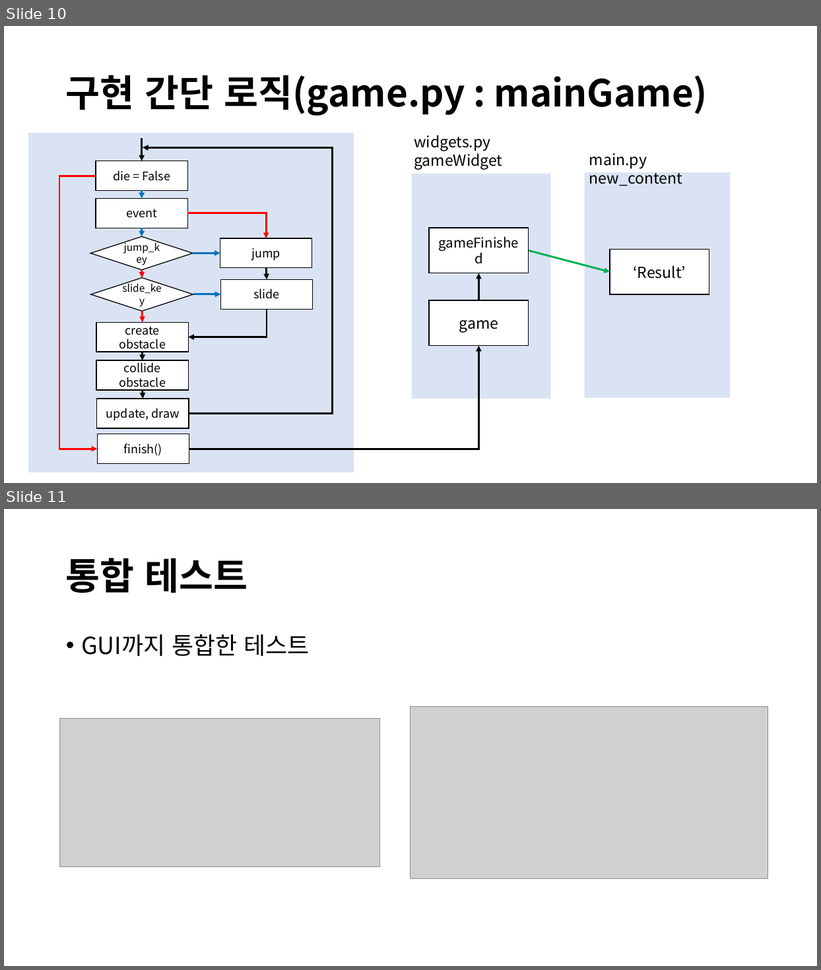
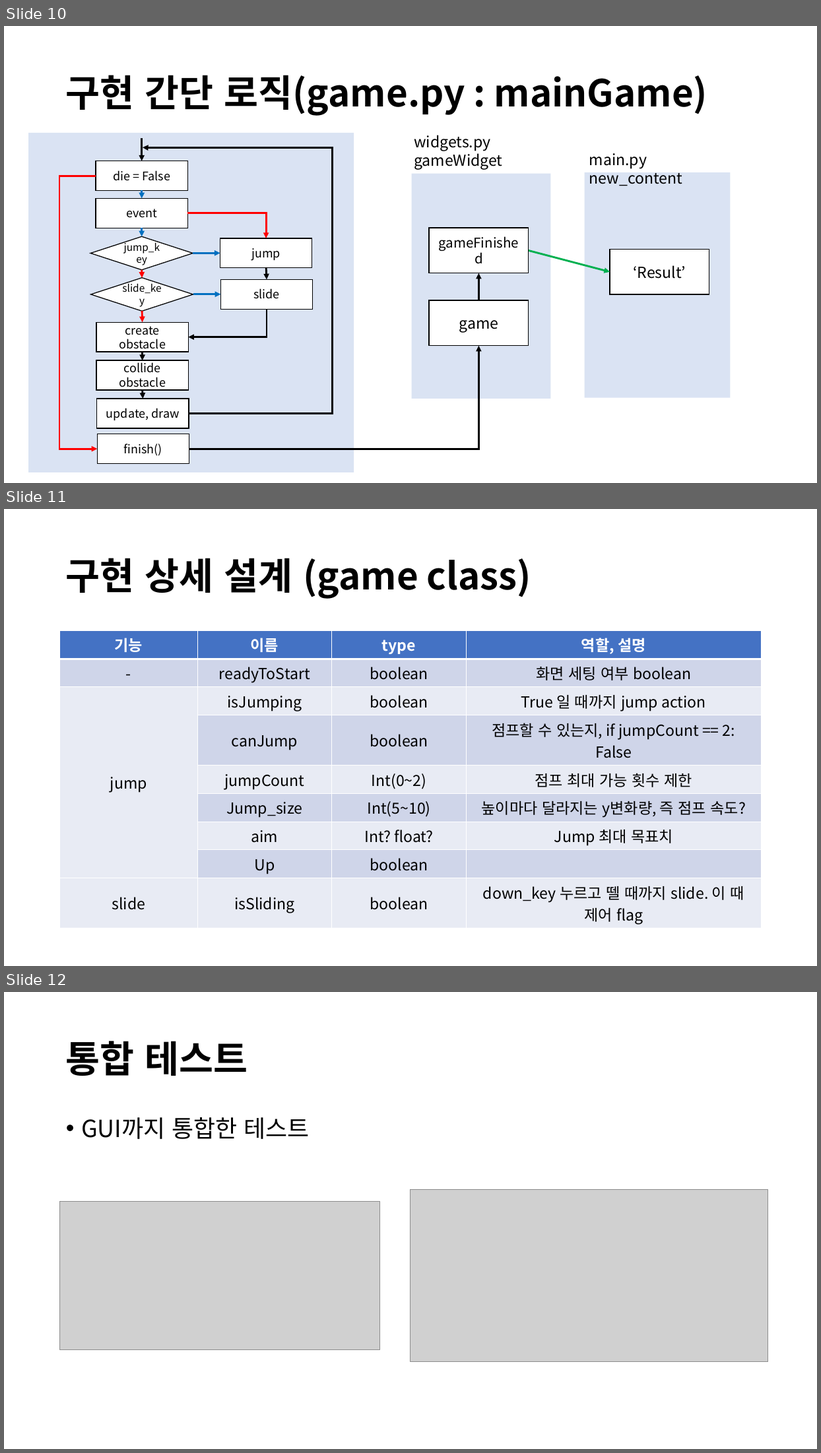
Before and after one commit to gee2450/swp2_ADproject, a slide deck: AD산출물.pptx. Shown one above the other, each under a label of ours: slides 10 and 11 before the commit, slides 10, 11 and 12 after it. The pictures are 821x970 and 821x1453 pixels, drawn with LibreOffice and Linux fonts; fonts in the diff are those of the drawing; grey boxes stand for pictures. Boxes give left, top, right and bottom in pixels: in the first picture for what was removed or moved away, otherwise in the second. Text is boxed around its words. In the diff, an @@ line names an element or a change of style, - is before the commit and + after.

Commit message:
Add jump, slide DD

```diff
--- a/AD산출물.pptx
+++ b/AD산출물.pptx
@@ slide 11 added at <box>4,509,817,966</box>, background #FFFFFF @@
@@ title added at <box>66,558,531,599</box>, 44 pt, text #000000, bold @@
+구현 상세 설계 (game class)
@@ table added at <box>60,631,762,927</box>, 9 rows, 4 columns @@
+기능 | 이름 | type | 역할, 설명
+- | readyToStart | boolean | 화면 세팅 여부 boolean
+jump | isJumping | boolean | True 일 때까지 jump action
+ | canJump | boolean | 점프할 수 있는지, if jumpCount == 2: False
+ | jumpCount | Int(0~2) | 점프 최대 가능 횟수 제한
+ | Jump_size | Int(5~10) | 높이마다 달라지는 y변화량, 즉 점프 속도?
+ | aim | Int? float? | Jump 최대 목표치
+ | Up | boolean | 
+slide | isSliding | boolean | down_key 누르고 뗄 때까지 slide. 이 때 제어 flag
@@ what was slide 11 is now slide 12 @@
```
